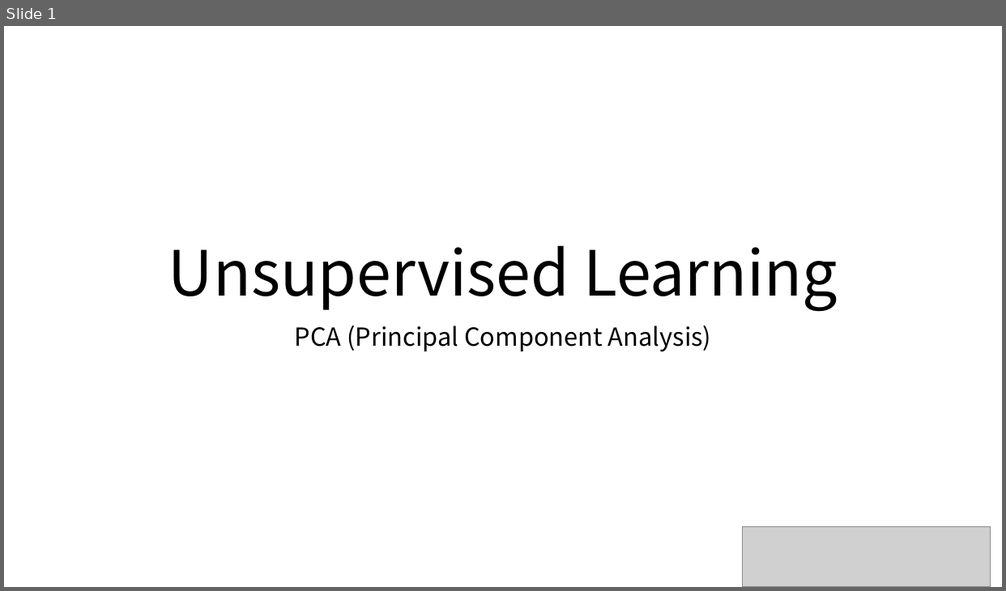
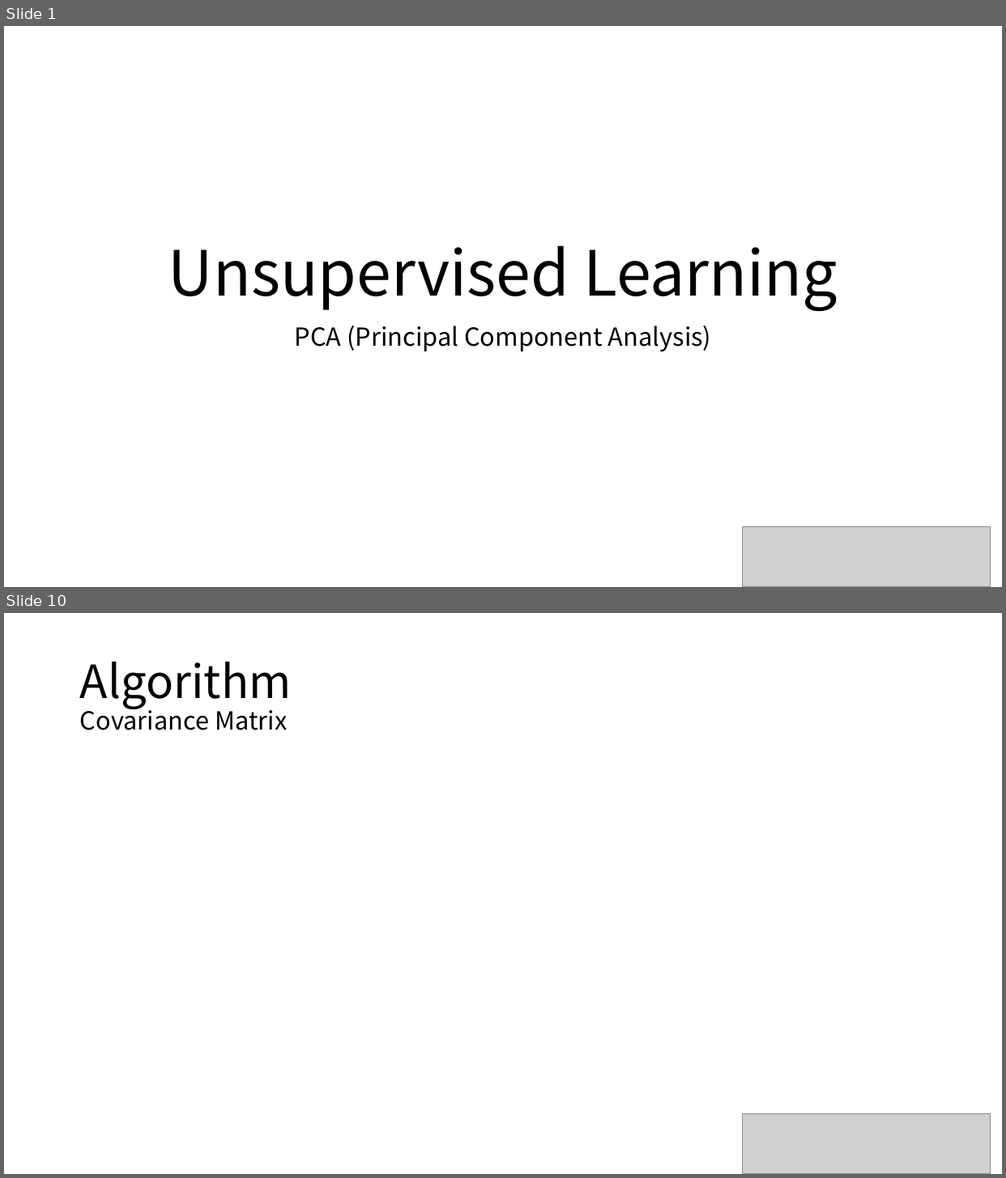
Before and after one commit to majorWallet/Machine_Learning_Algorithms_Library, a slide deck: 3-10_PCA.pptx. Shown one above the other, each under a label of ours: slide 1 before the commit, slides 1 and 10 after it; the slides between them are not shown. The pictures are 1006x591 and 1006x1178 pixels, drawn with LibreOffice and Linux fonts; fonts in the diff are those of the drawing; grey boxes stand for pictures. Boxes give left, top, right and bottom in pixels: in the first picture for what was removed or moved away, otherwise in the second. Text is boxed around its words. In the diff, an @@ line names an element or a change of style, - is before the commit and + after.

```diff
--- a/3-10_PCA.pptx
+++ b/3-10_PCA.pptx
@@ slide 10 added at <box>4,613,1002,1174</box>, background #FFFFFF @@
@@ title added at <box>80,662,292,730</box>, 24 pt, text #000000 @@
+Algorithm
+Covariance Matrix
@@ picture added at <box>742,1114,991,1174</box> @@
```
Also in this commit, not shown: 12 other slides added, 12 other files.
